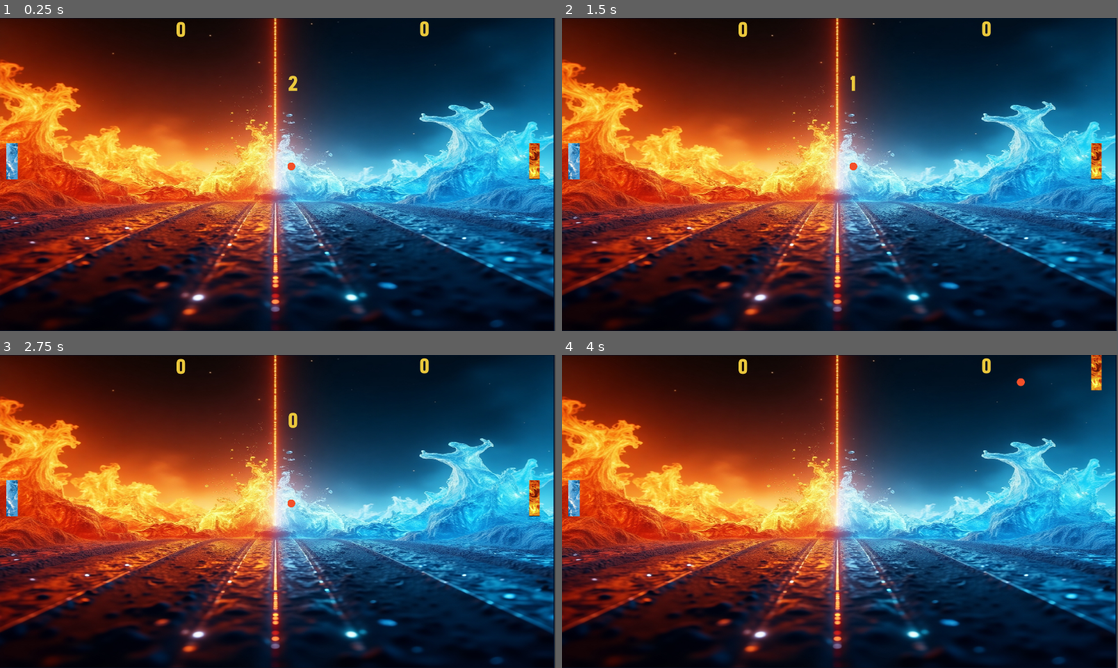
Above: before the commit, frames 1-4 (two rows, left to right).
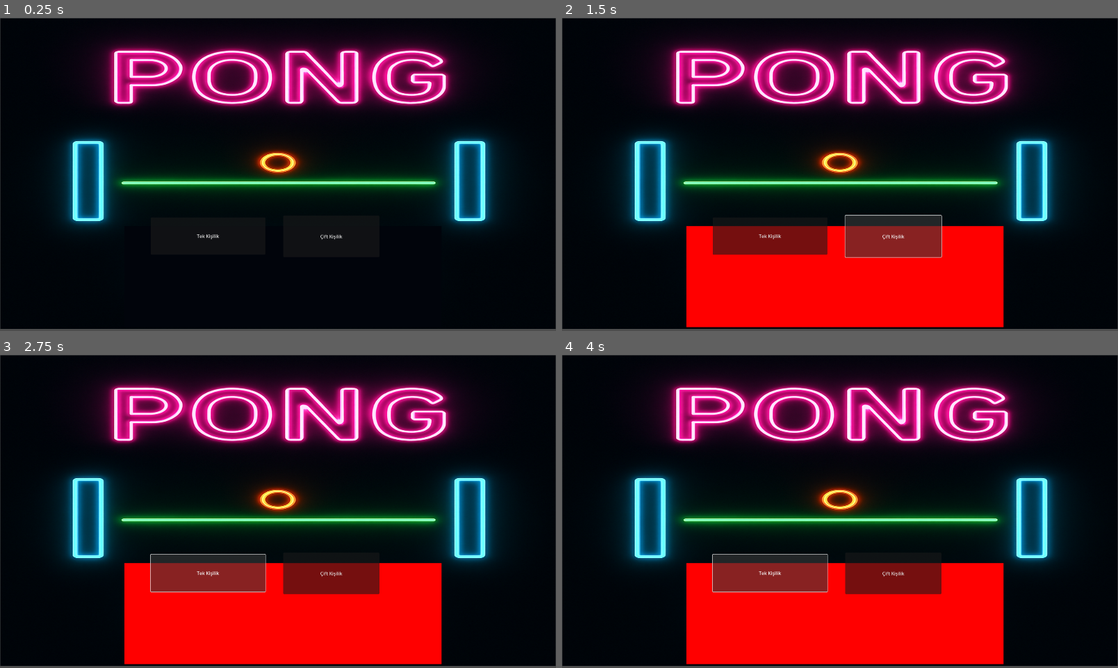
Above: after the commit, the same moments.

Repository: Abdulkadir2516/Ping_pong_oyunu_op7
Game: Godot game, scene res://sahneler/giris.tscn
Same seed, same stepped clock (60 frames per second), same inputs: the game is played once before the commit and once after it. Before the commit the project starts from res://sahneler/bölüm.tscn.
Inputs (mouse positions are in pixels of both pictures, inside the frame that each line leads up to):
- Up to frame 1 (0.25 s): no input
- Up to frame 2 (1.5 s): click (767, 237) at 0.5 s, where only the run after the commit has a clickable "Tek Kişilik"; click (895, 237) at 1.25 s, where only the run after the commit has a clickable "Çift Kişilik"
- Up to frame 3 (2.75 s): click (205, 574) at 2 s, where only the run after the commit has a clickable "Tek Kişilik"
- Up to frame 4 (4 s): click (895, 574) at 2.75 s, where only the run after the commit has a clickable "Çift Kişilik"; click (767, 574) at 3.5 s, where only the run after the commit has a clickable "Tek Kişilik"

The runs differ from the first frame. In frame 1, 86% of the frame differs, in the area x 0-100%, y 0-100%; in frame 2, 90%; in frame 3, 90%; in frame 4, 90%.

Commit message:
giriş ekranı yapılıyor

Diff:
--- a/kodlar/bölüm.gd
+++ b/kodlar/bölüm.gd
@@ -36,14 +36,14 @@
 
 	if atilangol == 3:
 		print("Kazandınız")
-		$AcceptDialog.visible = true
+		#$AcceptDialog.visible = true
 		$AcceptDialog.dialog_text = "Kazandınız"
 		_on_pause_button_pressed()
 
 
 	if yenilengol == 3:
 		print("Kaybettiniz")
-		$AcceptDialog.visible = true
+		#$AcceptDialog.visible = true
 		$AcceptDialog.dialog_text = "Kaybettiniz"
 		_on_pause_button_pressed()
 
--- /dev/null
+++ b/kodlar/giris.gd
@@ -0,0 +1,8 @@
+extends Node2D
+
+
+
+
+
+func _on_tek_kisilik_pressed() -> void:
+	$ColorRect.color = Color(randi(),0,0)
--- a/project.godot
+++ b/project.godot
@@ -11,7 +11,7 @@
 [application]
 
 config/name="ping pong op23"
-run/main_scene="res://sahneler/bölüm.tscn"
+run/main_scene="uid://b8backpfp5if0"
 config/features=PackedStringArray("4.4", "GL Compatibility")
 
 [display]
--- /dev/null
+++ b/sahneler/giris.tscn
@@ -0,0 +1,36 @@
+[gd_scene load_steps=3 format=3 uid="uid://b8backpfp5if0"]
+
+[ext_resource type="Texture2D" uid="uid://h1fdg8tndkme" path="res://assetler/giris_arkaplan.png" id="1_j23sn"]
+[ext_resource type="Script" uid="uid://rkjd4qwpgie5" path="res://kodlar/giris.gd" id="1_t2j7c"]
+
+[node name="giris" type="Node2D"]
+script = ExtResource("1_t2j7c")
+
+[node name="GirisArkaplan" type="Sprite2D" parent="."]
+position = Vector2(960, 537)
+scale = Vector2(1.87354, 1.04688)
+texture = ExtResource("1_j23sn")
+
+[node name="ColorRect" type="ColorRect" parent="."]
+offset_left = 430.0
+offset_top = 719.0
+offset_right = 1525.0
+offset_bottom = 1067.0
+color = Color(0.00392157, 0.0156863, 0.0431373, 1)
+
+[node name="Tek_kisilik" type="Button" parent="."]
+offset_left = 521.0
+offset_top = 688.0
+offset_right = 916.0
+offset_bottom = 817.0
+text = "Tek Kişilik"
+
+[node name="Cift_kisilik" type="Button" parent="."]
+offset_left = 978.0
+offset_top = 682.0
+offset_right = 1310.0
+offset_bottom = 825.0
+text = "Çift Kişilik
+"
+
+[connection signal="pressed" from="Tek_kisilik" to="." method="_on_tek_kisilik_pressed"]
Not shown, added: assetler/Paddle - Kopya.png.import
Binary file added: assetler/giris_arkaplan.gif
Binary file added: assetler/giris_arkaplan.png
Not shown, added: assetler/giris_arkaplan.png.import
Not shown, added: kodlar/giris.gd.uid
